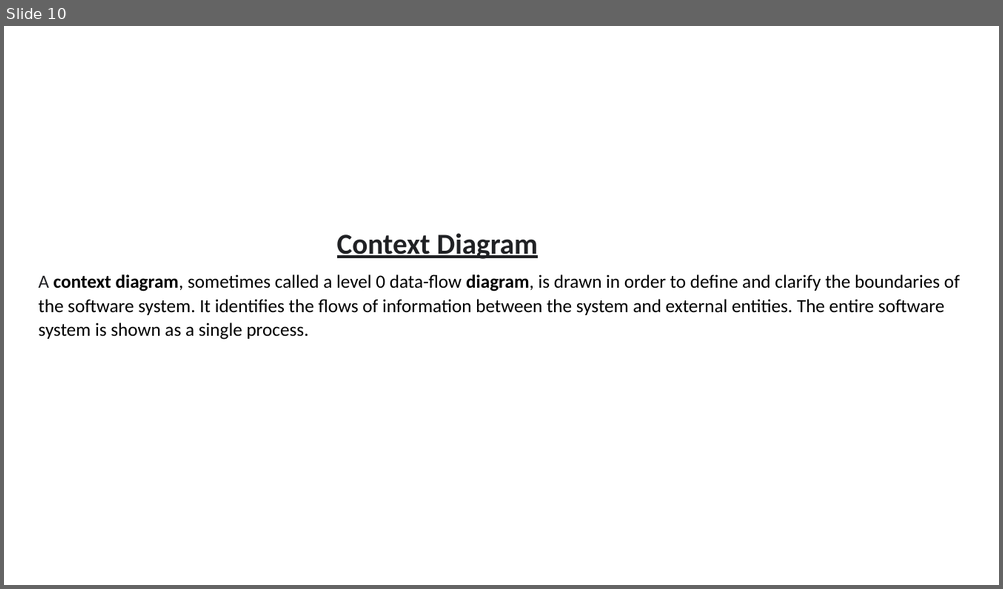
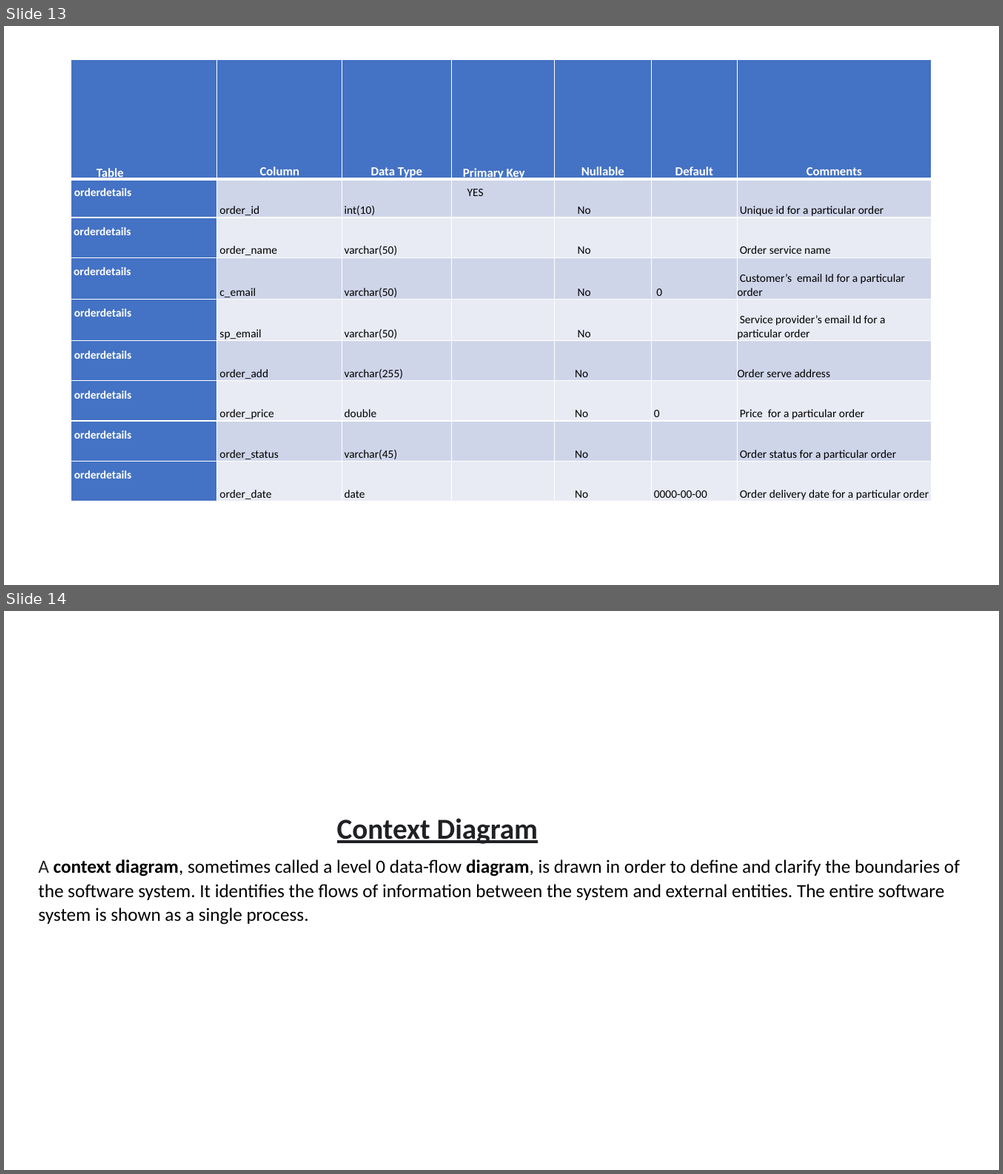
Before and after one commit to debopriyodjghosh/urbanclap, a slide deck: Design Doc/Design document.pptx. Shown one above the other, each under a label of ours: slide 10 before the commit, slides 13 and 14 after it. The pictures are 1003x589 and 1003x1174 pixels, drawn with LibreOffice and Linux fonts; fonts in the diff are those of the drawing. Boxes give left, top, right and bottom in pixels: in the first picture for what was removed or moved away, otherwise in the second. Text is boxed around its words. In the diff, an @@ line names an element or a change of style, - is before the commit and + after.

```diff
--- a/Design Doc/Design document.pptx
+++ b/Design Doc/Design document.pptx
@@ slide 13 added at (4,26,999,585), background #FFFFFF @@
@@ table added at (71,59,932,503), 9 rows, 7 columns @@
+Table | Column | Data Type | Primary Key | Nullable | Default | Comments
+orderdetails | order_id | int(10) | YES | No |  | Unique id for a particular order
+orderdetails | order_name | varchar(50) |  | No |  | Order service name
+orderdetails | c_email | varchar(50) |  | No | 0 | Customer’s email Id for a particular order
+orderdetails | sp_email | varchar(50) |  | No |  | Service provider’s email Id for a particular order
+orderdetails | order_add | varchar(255) |  | No |  | Order serve address
+orderdetails | order_price | double |  | No | 0 | Price for a particular order
+orderdetails | order_status | varchar(45) |  | No |  | Order status for a particular order
+orderdetails | order_date | date |  | No | 0000-00-00 | Order delivery date for a particular order
@@ what was slide 10 is now slide 14 @@
```
Also in this commit, not shown: 5 other slides added, 2 slides removed, 1 other file.
